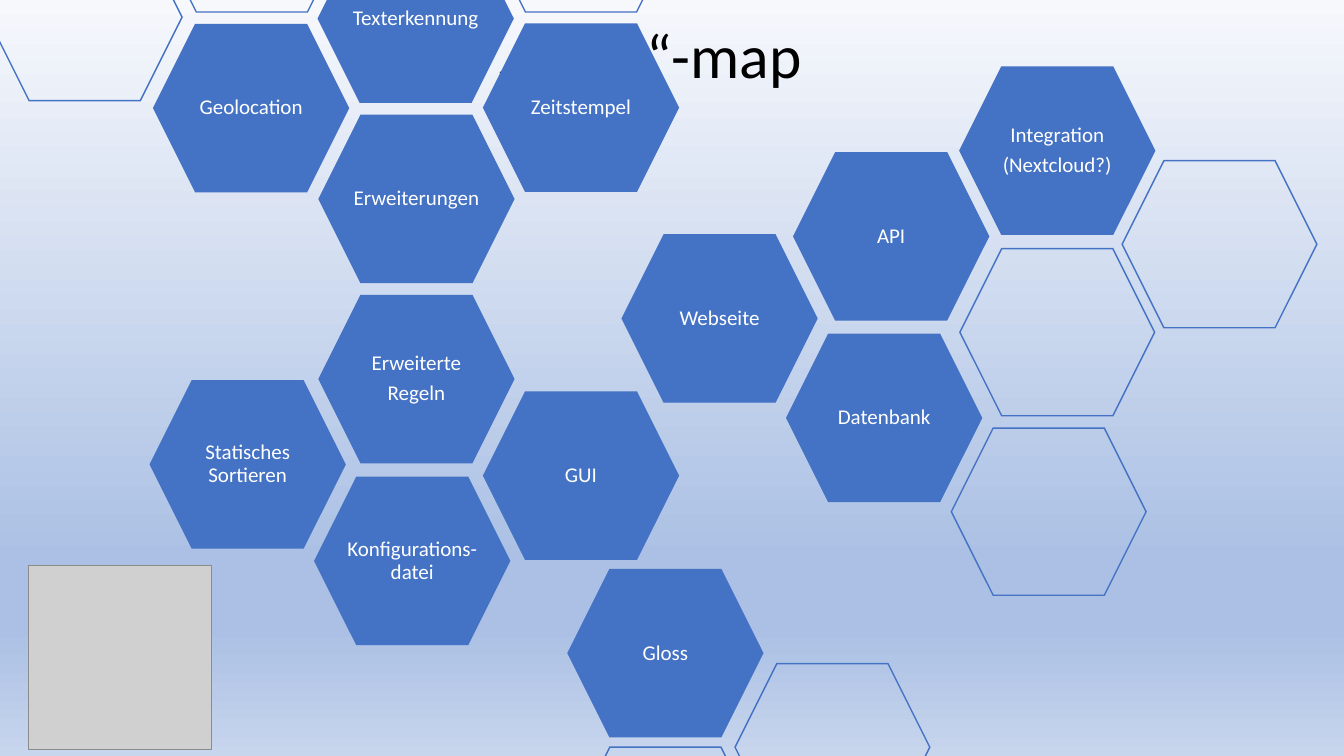
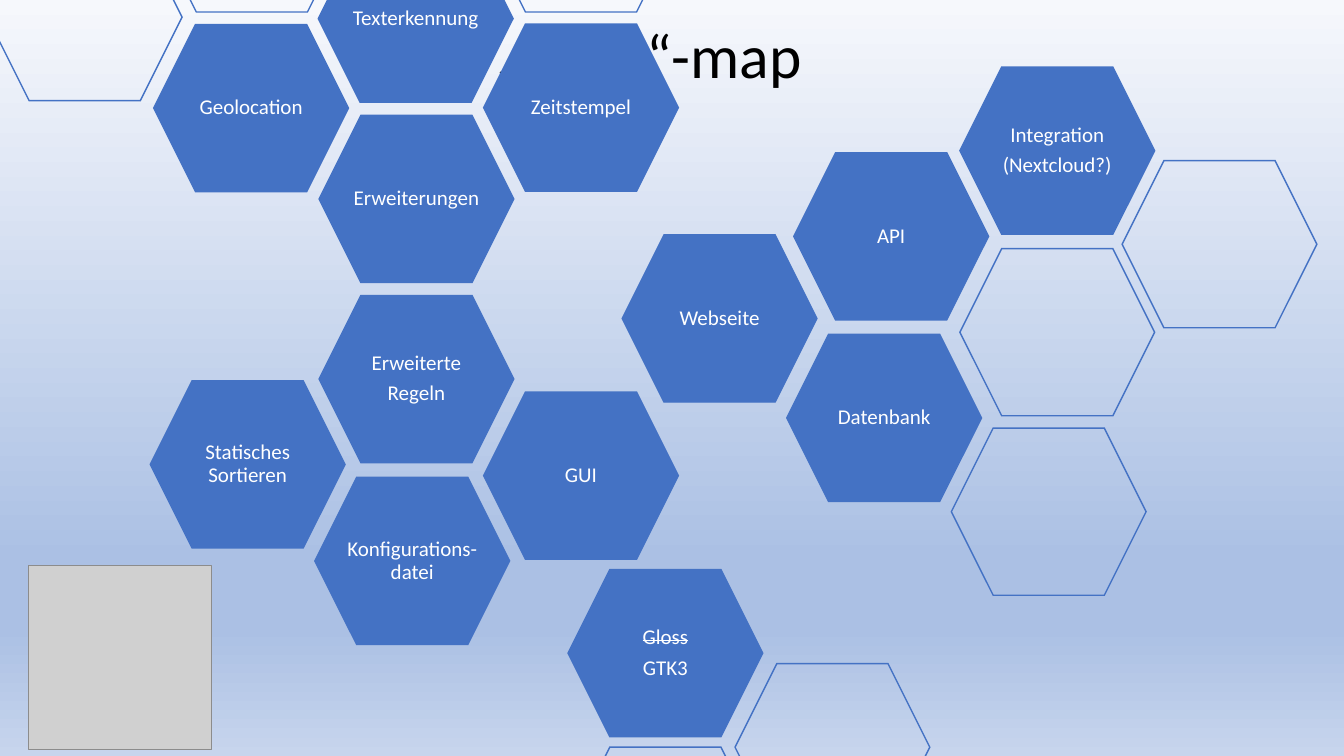
Before and after one commit to newr90/supersort, a slide deck: slide 6 of Praesentation/SuperSort.pptx. Drawn at 1344x756 pixels with LibreOffice and Linux fonts; fonts in the diff are those of the drawing; grey boxes stand for pictures. Boxes give left, top, right and bottom in pixels: in the first picture for what was removed or moved away, otherwise in the second. Text is boxed around its words. In the diff, an @@ line names an element or a change of style, - is before the commit and + after.

```diff
--- a/Praesentation/SuperSort.pptx
+++ b/Praesentation/SuperSort.pptx
@@ text at [643, 629, 689, 644]: strikethrough on in "Gloss" @@
@@ text at [643, 661, 688, 675]: paragraph added @@
+GTK3
```
Also in this commit, not shown: 2 other slides changed, 2 slides added, 2 slides removed.
